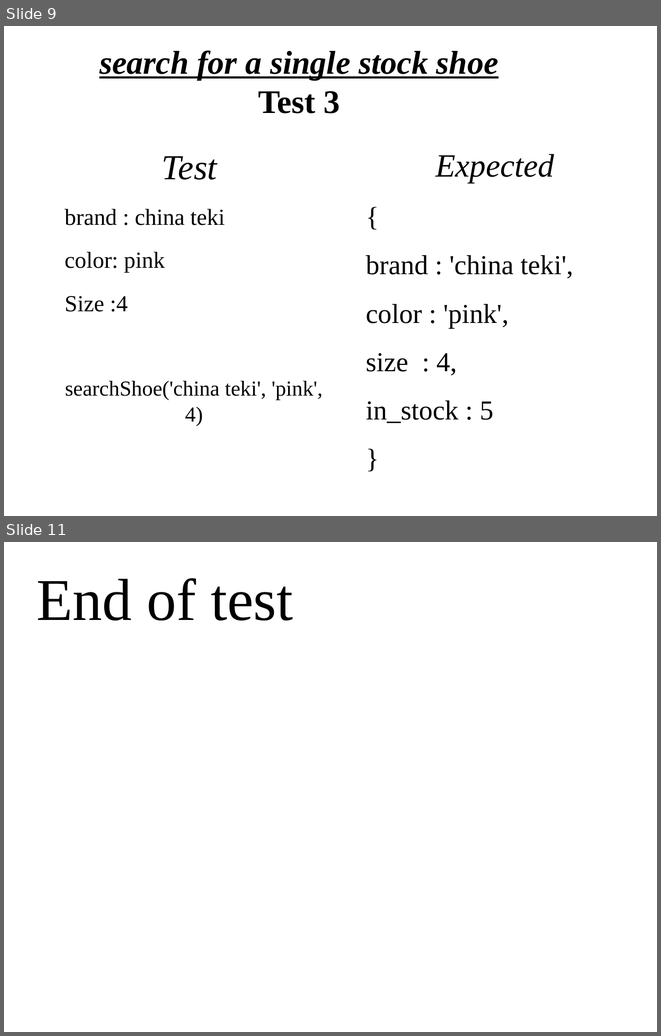
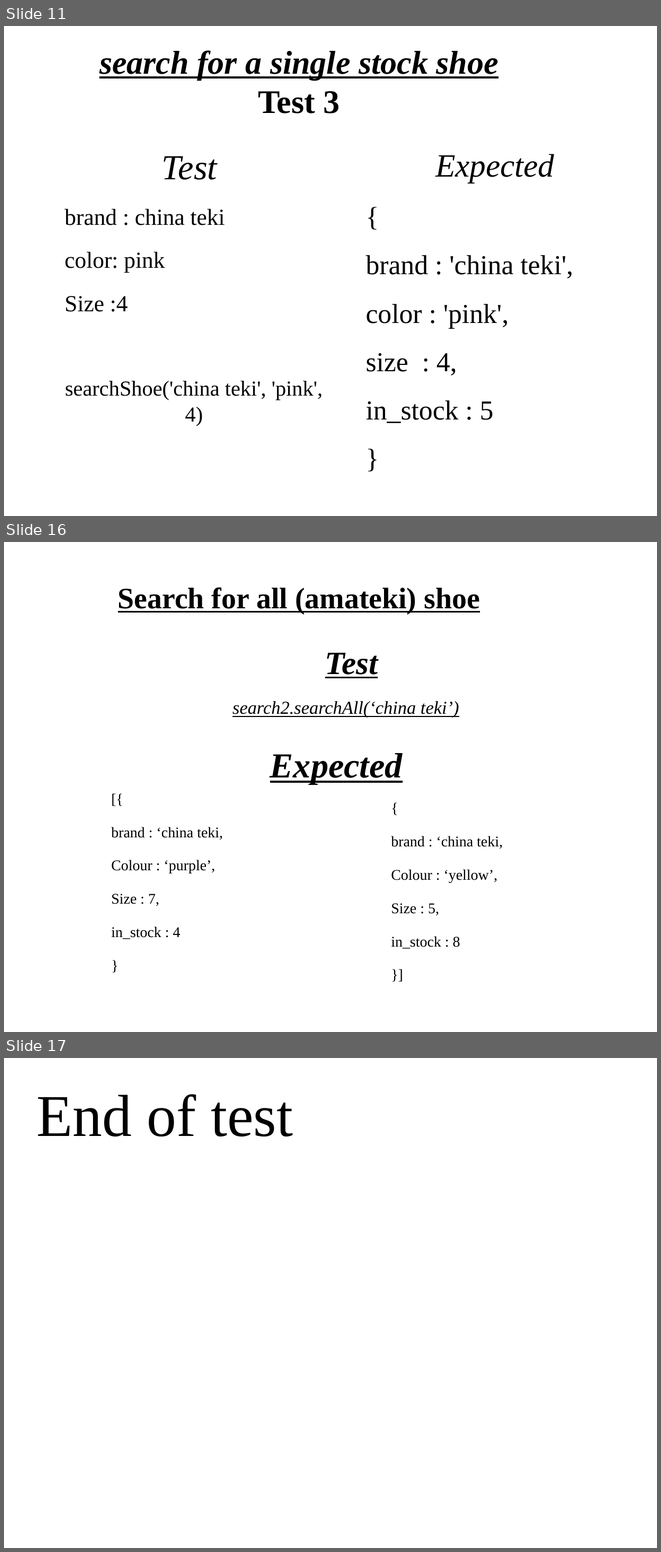
Before and after one commit to TaSiya/shoe, a slide deck: project presentation.odp. Shown one above the other, each under a label of ours: slides 9 and 11 before the commit, slides 11, 16 and 17 after it; the slides between them are not shown. The pictures are 661x1036 and 661x1552 pixels, drawn with LibreOffice and Linux fonts; fonts in the diff are those of the drawing; background and template pictures are left out. Boxes give left, top, right and bottom in pixels: in the first picture for what was removed or moved away, otherwise in the second. Text is boxed around its words. In the diff, an @@ line names an element or a change of style, - is before the commit and + after.

Commit message:
added more infor in the presentation about the test cases. I also added more info about the adding function. About to do the logic for it

```diff
--- a/project presentation.odp
+++ b/project presentation.odp
@@ slide 16 added at (4, 542, 657, 1032), background picture (left out) @@
@@ title added at (118, 587, 480, 614), 36 pt, text #000000, bold, underline @@
+Search for all (amateki) shoe
@@ text added at (232, 653, 459, 717), 22.2 pt, text #000000, italic, underline @@
+Test
+search2.searchAll(‘china teki’)
@@ text added at (270, 753, 403, 784), 42.7 pt, text #000000, bold, italic, underline @@
+Expected
@@ text added at (111, 827, 223, 939), 18 pt, text #000000 @@
+[{
+brand : ‘china teki,
+Colour : ‘purple’,
+Size : 7,
+in_stock : 4
+}
@@ text added at (391, 836, 503, 949), 18 pt, text #000000 @@
+{
+brand : ‘china teki,
+Colour : ‘yellow’,
+Size : 5,
+in_stock : 8
+}]
@@ what was slide 9 is now slide 11 @@
@@ what was slide 11 is now slide 17 @@
```
Also in this commit, not shown: 3 slides changed, 5 other slides added, 3 other files.
